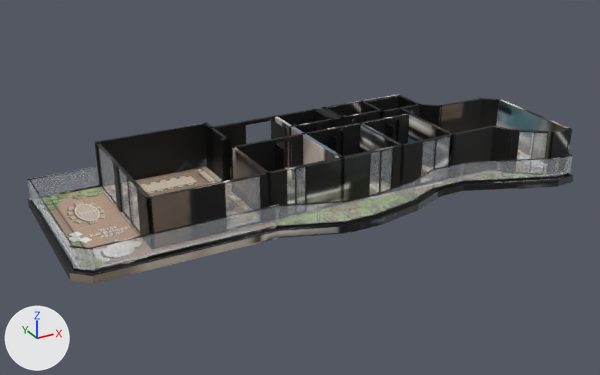
A saved change to the glTF model akasya-3d/kent-52/model.glb.
The view is the same before and after, from a camera (50 mm lens) standing at (-18.2, -31.9, 16.0) and looking at (-0.7, -0.1, 0.1). The lights are fixed; the arrows at lower left show +X, +Y and +Z. The picture after the commit comes second. Where no turn or scale is listed for an object, it has been applied to the vertices. Vertices at exactly the same position are counted once.

Before the edit, the objects in view are built like this:
```python
mat_baked = bpy.data.materials.new('baked')
mat_baked.use_nodes = True; mat_baked.node_tree.nodes.clear()
_N = mat_baked.node_tree.nodes; _L = mat_baked.node_tree.links
n0 = _N.new('ShaderNodeBsdfPrincipled'); n0.name = 'Principled BSDF'
n1 = _N.new('ShaderNodeOutputMaterial'); n1.name = 'Material Output'
n2 = _N.new('ShaderNodeTexImage'); n2.name = 'Image Texture'
n2.image = img_model_glb
n3 = _N.new('ShaderNodeMapping'); n3.name = 'Mapping'
n3.inputs[1].default_value = (0.00109, -14.97, 0.0)  # 'Location'
n3.inputs[3].default_value = (15.85, 15.97, 1.0)  # 'Scale'
n4 = _N.new('ShaderNodeUVMap'); n4.name = 'UV Map'
n4.uv_map = 'UVMap'
_L.new(n0.outputs[0], n1.inputs[0])  # 'BSDF' to 'Surface'
_L.new(n2.outputs[0], n0.inputs[0])  # 'Color' to 'Base Color'
_L.new(n3.outputs[0], n2.inputs[0])  # 'Vector' to 'Vector'
_L.new(n4.outputs[0], n3.inputs[0])  # 'UV' to 'Vector'
me_mesh_0 = bpy.data.meshes.new('Mesh_0')
me_mesh_0.from_pydata(...)  # 3088 vertices, 5524 faces; spans x 0.0..24.8, y -10.2..0.0, z 0.0..2.6
me_mesh_0.materials.append(mat_baked)
me_mesh_10 = bpy.data.meshes.new('Mesh_10')
me_mesh_10.from_pydata(...)  # 8 vertices, 12 faces; spans x 18.89..20.73, y -8.86..-8.08, z 0.36..1.36
me_mesh_10.materials.append(mat_glass_rt)  # white #edf3f9
me_mesh_2 = bpy.data.meshes.new('Mesh_2')
me_mesh_2.from_pydata(...)  # a box spanning x 0.75..9.01, y -8.17..-8.15, z 0.36..1.36
me_mesh_2.materials.append(mat_glass_rt)  # white #edf3f9
ob_mesh_0 = bpy.data.objects.new('Mesh_0', me_mesh_0)
ob_mesh_0.location = (-12.42, 5.05, -0.36)
ob_mesh_10 = bpy.data.objects.new('Mesh_10', me_mesh_10)
ob_mesh_10.location = (-12.42, 5.05, -0.36)
ob_mesh_2 = bpy.data.objects.new('Mesh_2', me_mesh_2)
ob_mesh_2.location = (-12.42, 5.05, -0.36)
# also in view: 'Mesh_20' at (2.3, -2.4, 1.1); 'Mesh_22' at (10.2, -3.9, 1.1); 'Mesh_12' at (2.1, -4.0, 0.5); 'Mesh_13' at (-2.7, -3.5, 0.5); 'Mesh_4' at (0.1, -4.2, 0.5)
```
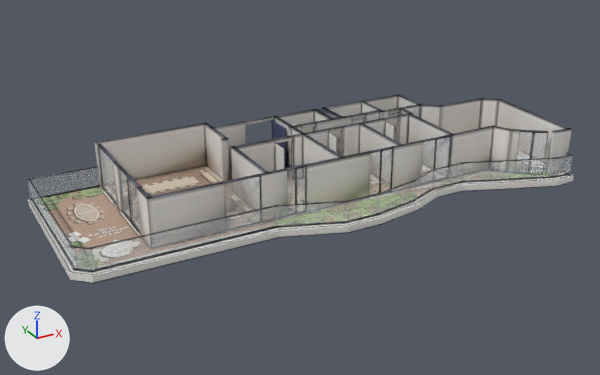
Where the change shows, as pixel boxes (x1, y1, x2, y2) in the pictures (600 x 375 px):
'Mesh_0', surface changed (black to grey): (28, 94, 573, 284) in both
part 1 of me_mesh_0, reshaped (mostly hidden): before (422, 133, 552, 158); after (94, 102, 572, 274)
part 2 of me_mesh_0, surface changed (black to grey): (30, 95, 573, 284) in both

The change, as a diff of the scene's bpy script:
```diff
--- a/akasya-3d/kent-52/model.glb.py
+++ b/akasya-3d/kent-52/model.glb.py
@@ mat_baked @@
 n3 = _N.new('ShaderNodeMapping'); n3.name = 'Mapping'
-n3.inputs[1].default_value = (0.00109, -14.97, 0.0)  # 'Location'
-n3.inputs[3].default_value = (15.85, 15.97, 1.0)  # 'Scale'
+n3.inputs[1].default_value = (0.00085, -14.98, 0.0)  # 'Location'
+n3.inputs[3].default_value = (15.91, 15.98, 1.0)  # 'Scale'
 n4 = _N.new('ShaderNodeUVMap'); n4.name = 'UV Map'
@@ me_mesh_0 @@
 # used by ob_mesh_0; location = (-12.42, 5.05, -0.36)
-me_mesh_0.from_pydata(...)  # 3088 vertices, 5524 faces; spans x 0.0..24.8, y -10.2..0.0, z 0.0..2.6
+me_mesh_0.from_pydata(...)  # 3855 vertices, 7150 faces; spans x 0.0..24.8, y -10.2..0.0, z 0.0..2.6
+# me_mesh_0 part 1: 13 vertices moved within x 8.8..24.5, y -9.4..-0.8, z 0.3..0.4; 4 vertices removed from x 18.7, y -7.5..-7.3, z 2.6; 771 vertices added at x 3.5..24.5, y -9.7..-0.1, z 0.0..2.6
+# me_mesh_0 part 2: 3755 kept faces spanning x 0.0..24.8, y -10.2..-0.1, z 0.0..2.6 get new texture (UV) coordinates
 me_mesh_0.materials.append(mat_baked)
```
